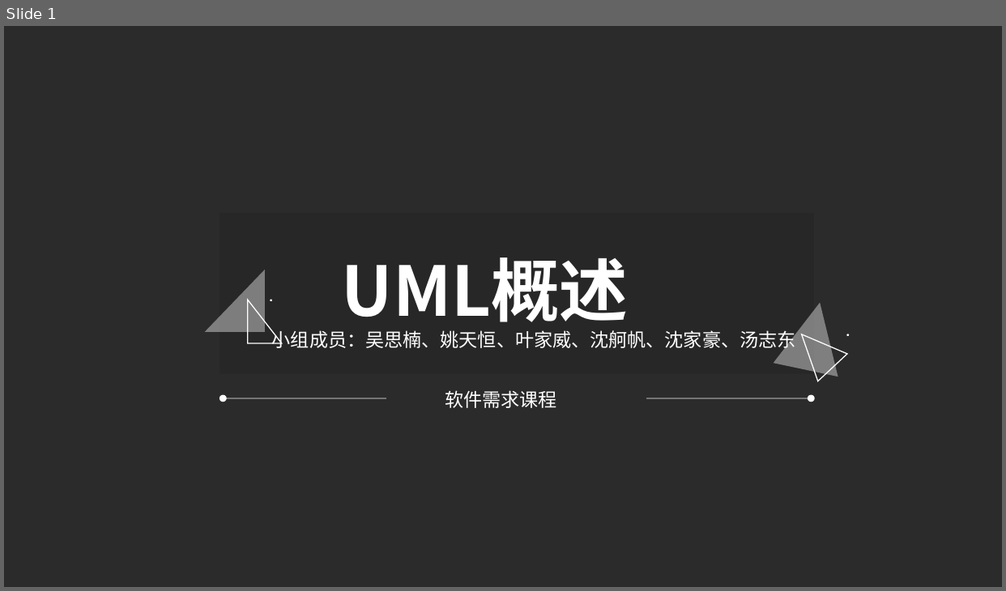
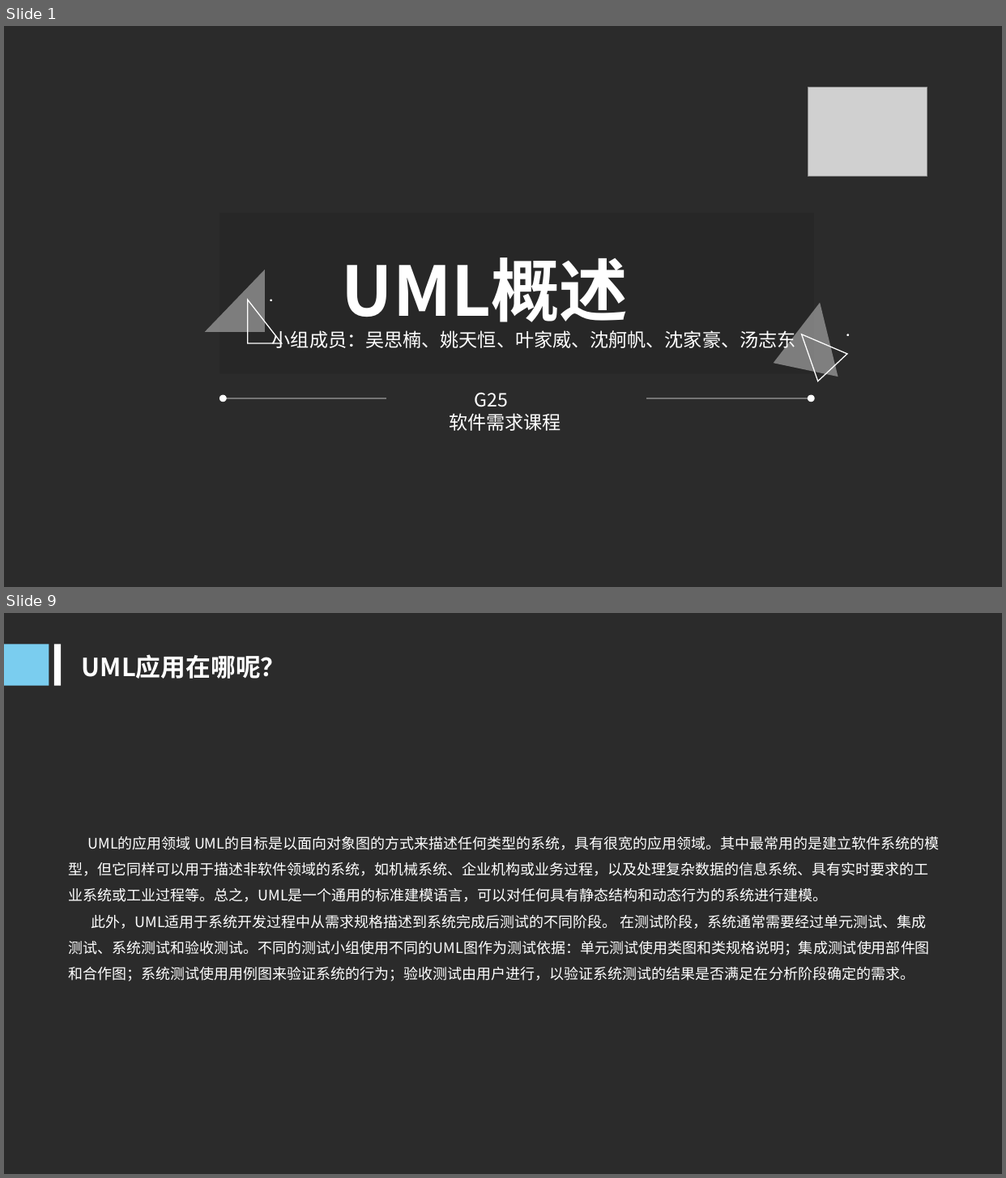
Before and after one commit to woncat/PRD2017, a slide deck: UML概述(部分）.ppt. Shown one above the other, each under a label of ours: slide 1 before the commit, slides 1 and 9 after it; the slides between them are not shown. The pictures are 1006x591 and 1006x1178 pixels, drawn with LibreOffice and Linux fonts; fonts in the diff are those of the drawing; grey boxes stand for pictures; background and template pictures are left out; a plain dark background stands for a picture behind light text. Boxes give left, top, right and bottom in pixels: in the first picture for what was removed or moved away, otherwise in the second. Text is boxed around its words. In the diff, an @@ line names an element or a change of style, - is before the commit and + after.

```diff
--- a/UML概述(部分）.ppt
+++ b/UML概述(部分）.ppt
@@ slide 9 added at (4, 613, 1002, 1174), background picture (left out) @@
@@ rectangle added at (4, 645, 49, 686), fill #7ACDEF @@
@@ rectangle added at (54, 645, 61, 686), fill #FFFFFF @@
@@ text added at (82, 654, 286, 679), 24 pt, text #FFFFFF, bold @@
+UML应用在哪呢？
@@ text added at (68, 837, 939, 982), 14 pt, text #FFFFFF @@
+UML的应用领域 UML的目标是以面向对象图的方式来描述任何类型的系统，具有很宽的应用领域。其中最常用的是建立软件系统的模型，但它同样可以用于描述非软件领域的系统，如机械系统、企业机构或业务过程，以及处理复杂数据的信息系统、具有实时要求的工业系统或工业过程等。总之，UML是一个通用的标准建模语言，可以对任何具有静态结构和动态行为的系统进行建模。
+此外，UML适用于系统开发过程中从需求规格描述到系统完成后测试的不同阶段。 在测试阶段，系统通常需要经过单元测试、集成测试、系统测试和验收测试。不同的测试小组使用不同的UML图作为测试依据：单元测试使用类图和类规格说明；集成测试使用部件图和合作图；系统测试使用用例图来验证系统的行为；验收测试由用户进行，以验证系统测试的结果是否满足在分析阶段确定的需求。
@@ slide 1 changed as well @@
@@ picture added at (808, 88, 927, 177) @@
@@ text at (474, 393, 508, 408): paragraph added @@
+G25
```
Also in this commit, not shown: 1 other slide changed, 13 other slides added, 10 slides removed.
